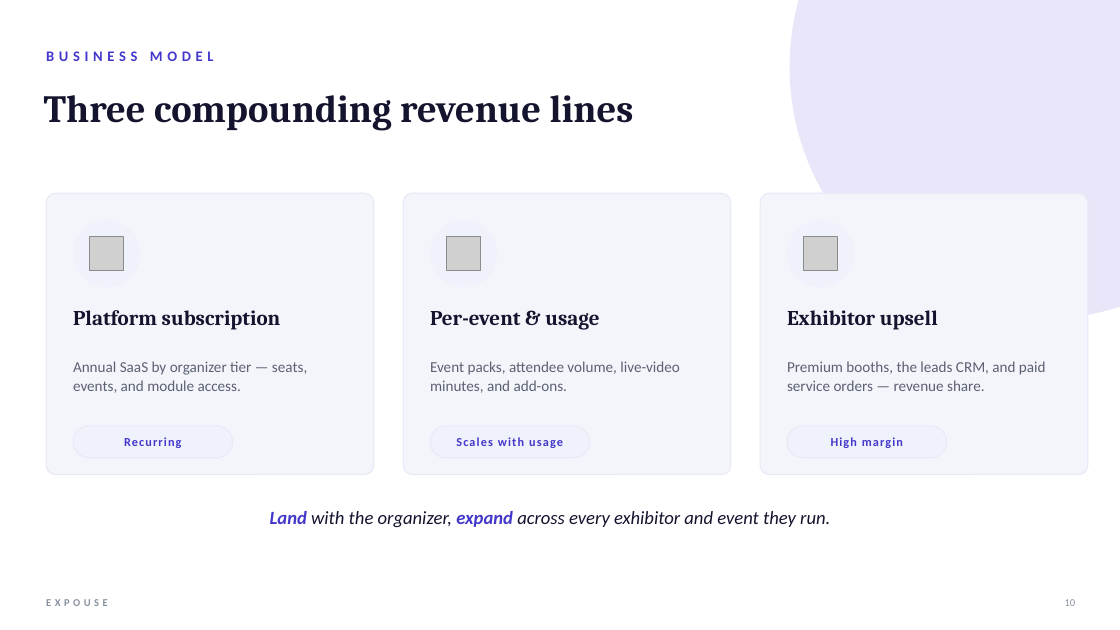
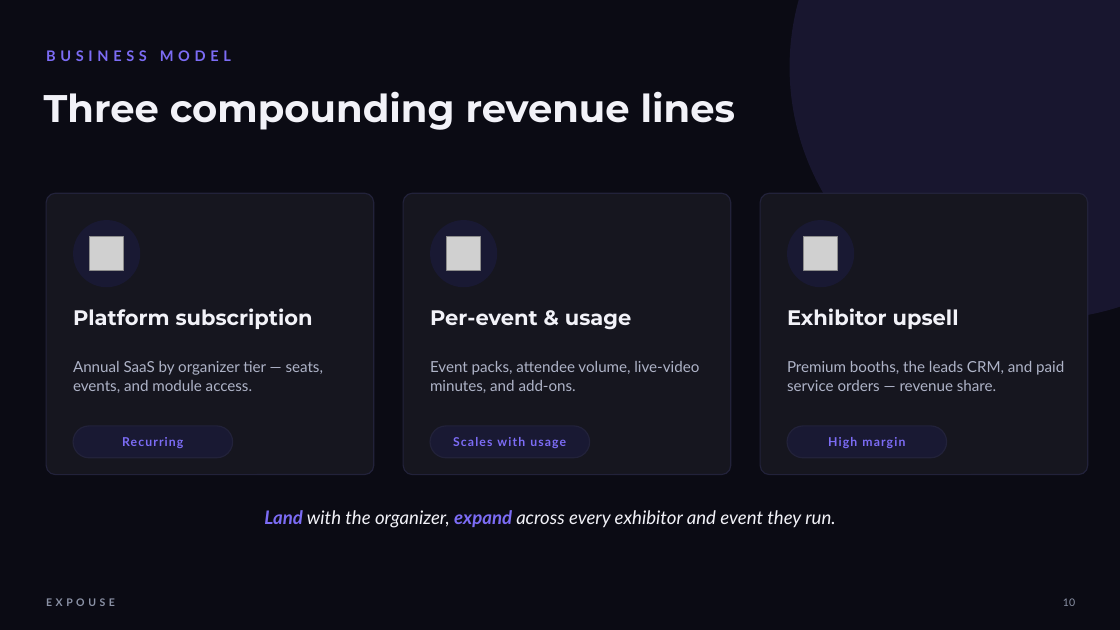
Before and after one commit to zillurcse/eventos, a slide deck: slide 10 of Expouse-Investor-Pitch.pptx. Drawn at 1120x630 pixels with LibreOffice and Linux fonts; fonts in the diff are those of the drawing; grey boxes stand for pictures. Boxes give left, top, right and bottom in pixels: in the first picture for what was removed or moved away, otherwise in the second. Text is boxed around its words. In the diff, an @@ line names an element or a change of style, - is before the commit and + after.

```diff
--- a/Expouse-Investor-Pitch.pptx
+++ b/Expouse-Investor-Pitch.pptx
@@ background #FFFFFF to #0B0B14 @@
@@ ellipse at box(790, 0, 1120, 319): fill #4338CA at 12% opacity to #7C6CF5 at 12% opacity @@
@@ fill #F4F5FB to #16161F; outline #E7EAF7 1 pt to #22223A 1 pt in 3 elements at box(46, 193, 374, 475), box(403, 193, 731, 475), box(760, 193, 1088, 475) @@
@@ fill #EFF1FB to #191933 in 3 elements at box(73, 220, 140, 287), box(430, 220, 497, 287), box(787, 220, 854, 287) @@
@@ font Cambria to Montserrat, text colour #14142E to #F2F2F8 in 4 elements at box(44, 91, 736, 130), box(73, 308, 313, 329), box(430, 310, 632, 330), box(787, 308, 959, 329) @@
@@ font Calibri to Lato, text colour #5B6172 to #AEB3C7 in 3 elements at box(73, 361, 323, 393), box(430, 361, 699, 393), box(787, 361, 1064, 391) @@
@@ font Calibri to Lato, text colour #4338CA to #7C6CF5 in 4 elements at box(46, 50, 231, 61), box(122, 437, 183, 448), box(453, 437, 566, 448), box(828, 437, 905, 448) @@
@@ fill #EFF1FB to #191933; outline #E7EAF7 1 pt to #22223A 1 pt in 3 elements at box(73, 426, 233, 458), box(430, 426, 590, 458), box(787, 426, 947, 458) @@
@@ text "Land with the organizer, expand ..." at box(264, 510, 835, 528): font Calibri to Lato; text colour #4338CA to #7C6CF5 in "Land expand"; text colour #14142E to #F2F2F8 in "with the organizer, across every exhibitor and ..." @@
@@ text "EXPOUSE" at box(46, 598, 115, 606): font Calibri to Lato, text colour #8890A0 to #8B92A6 @@
@@ text "10" at box(1063, 598, 1075, 606): font Calibri to Lato, text colour #8890A0 to #8B92A6 @@
```
Also in this commit, not shown: 14 other slides changed, 11 other files.
